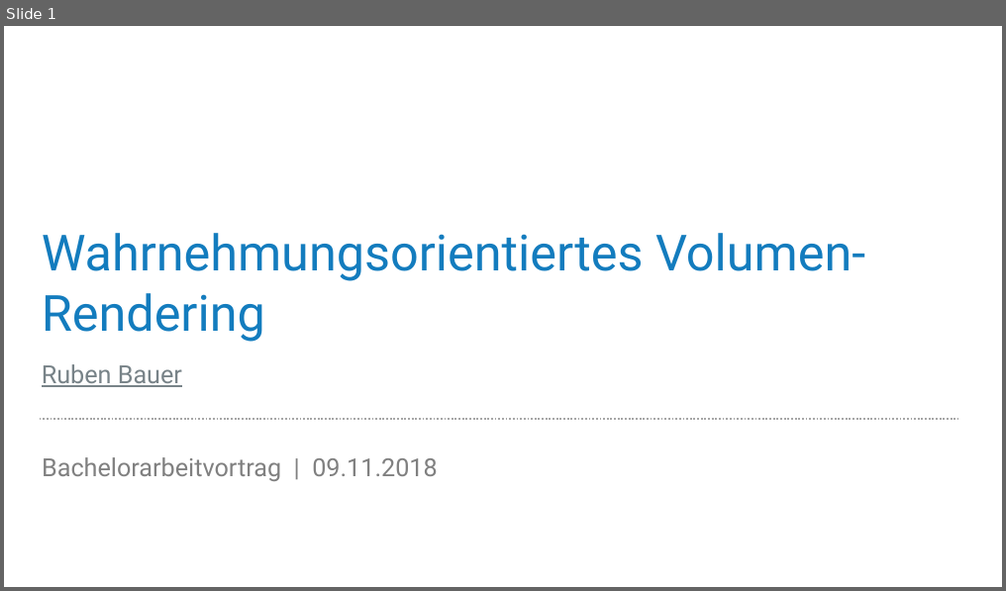
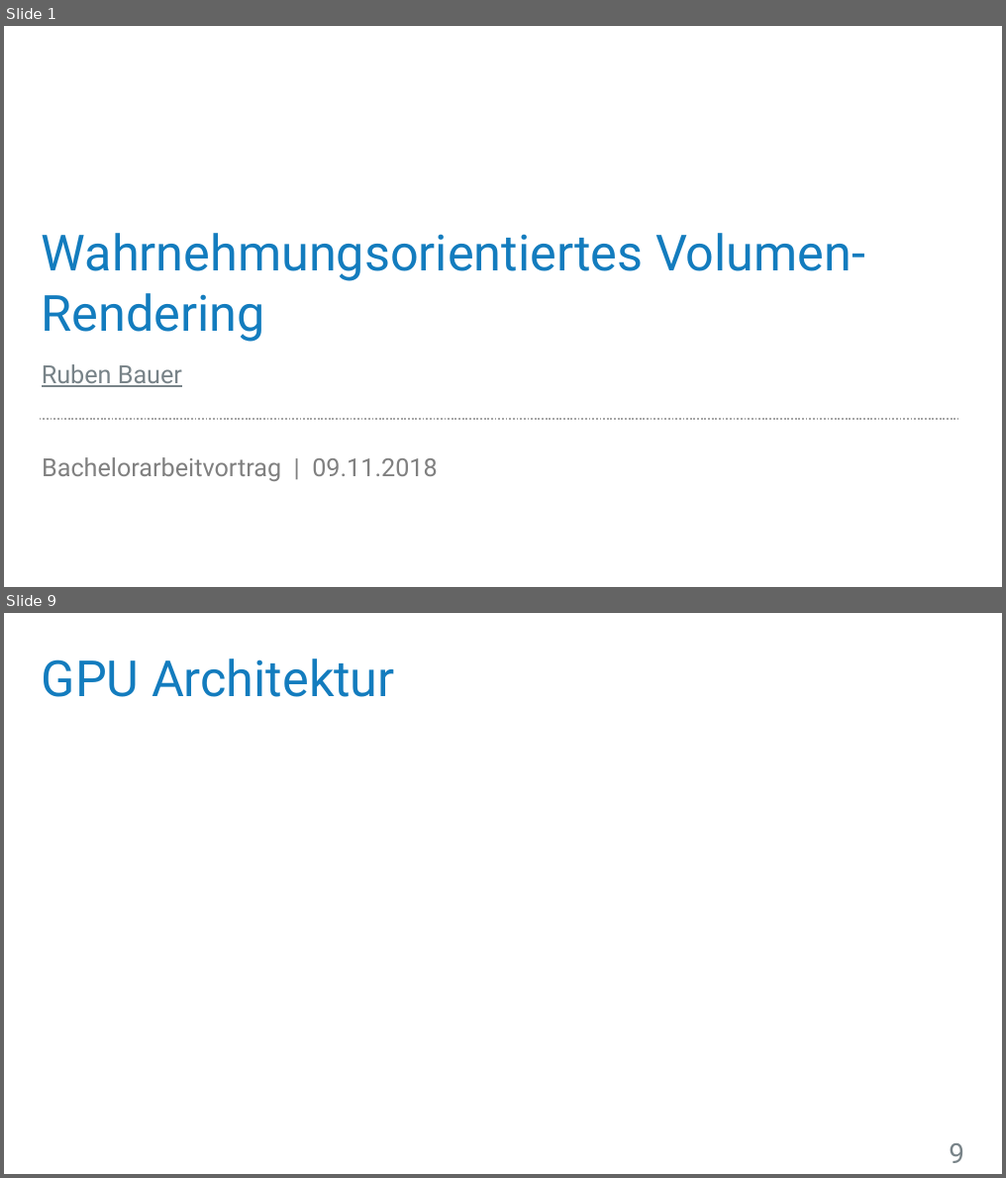
Before and after one commit to UniStuttgart-VISUS/FoveatedVolumeRendering, a slide deck: Dokumente/Vortrag/Wahrnehmungsorientiertes_Volumen-Rendering.pptx. Shown one above the other, each under a label of ours: slide 1 before the commit, slides 1 and 9 after it; the slides between them are not shown. The pictures are 1006x591 and 1006x1178 pixels, drawn with LibreOffice and Linux fonts; fonts in the diff are those of the drawing; background and template pictures are left out. Boxes give left, top, right and bottom in pixels: in the first picture for what was removed or moved away, otherwise in the second. Text is boxed around its words. In the diff, an @@ line names an element or a change of style, - is before the commit and + after.

```diff
--- a/Dokumente/Vortrag/Wahrnehmungsorientiertes_Volumen-Rendering.pptx
+++ b/Dokumente/Vortrag/Wahrnehmungsorientiertes_Volumen-Rendering.pptx
@@ slide 9 added at (4,613,1002,1174), background #FFFFFF @@
@@ title added at (42,659,395,697), 36 pt, text #137CBE @@
+GPU Architektur
@@ page number added at (948,1144,964,1163), 20 pt, text #788388 @@
+9
```
Also in this commit, not shown: 12 other slides added, 1 slide removed.
